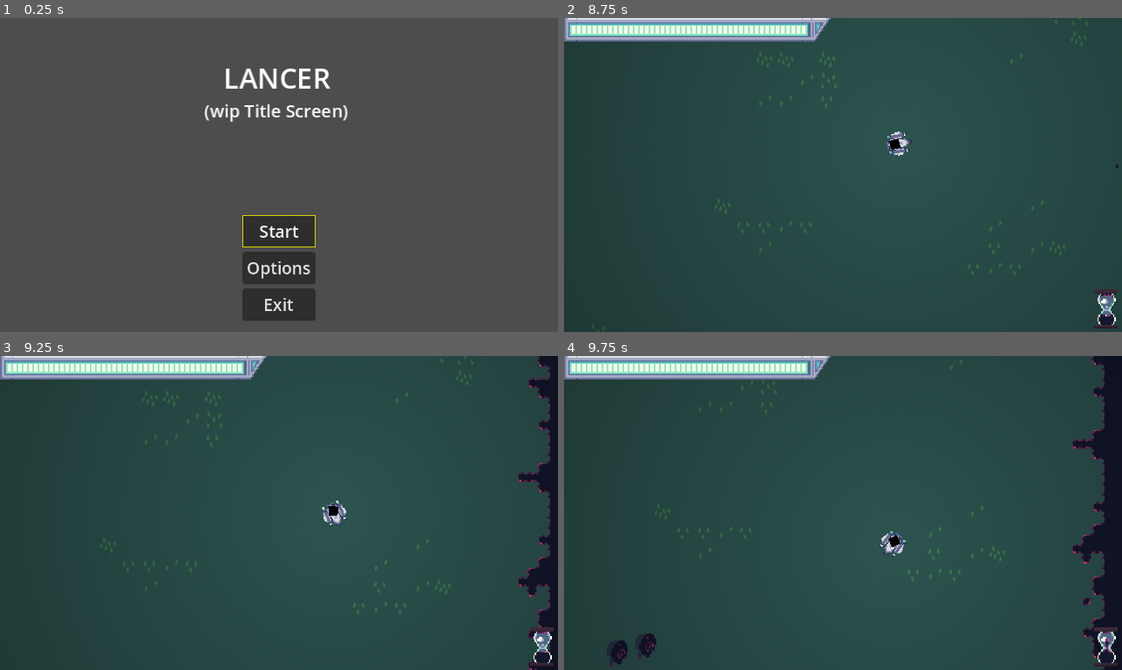
Above: before the commit, frames 1-4 (two rows, left to right).
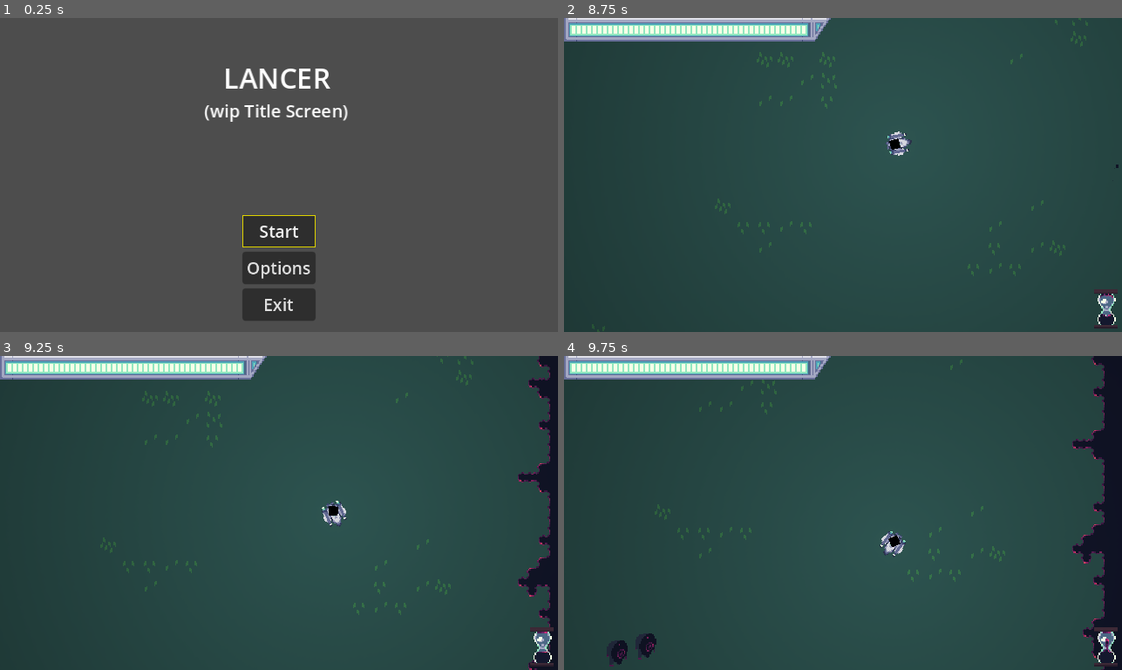
Above: after the commit, the same moments.

Repository: SylmarDev/Its-Spreading
Game: Godot game, scene res://Scenes/MainMenu.tscn
Two runs of this game, one before a commit and one after it. Both use one fixed random seed, a clock stepped at 60 frames per second and the inputs below. The engine's default icon, where the game draws it, is replaced by a stand-in: a white triangle on a blue panel in a dark square.
Inputs (mouse positions are in pixels of both pictures, inside the frame that each line leads up to):
- Up to frame 1 (0.25 s): no input
- Up to frame 2 (8.75 s): click "Start" at 0.5 s; tap Enter at 1.25 s; move the mouse to (965, 159) at 1.27 s; press the mouse at (965, 159) at 1.28 s; hold D (right) 1.28-2.03 s; move the mouse to (731, 190) at 2.02 s; release the mouse at (731, 190) at 2.03 s; hold S (down) 2.03-2.78 s; click (731, 190) at 2.1 s; move the mouse to (898, 105) at 2.77 s; press the mouse at (898, 105) at 2.78 s; hold D (right) 2.78-3.53 s; move the mouse to (815, 237) at 3.52 s; release the mouse at (815, 237) at 3.53 s; hold W (up) 3.53-4.28 s; click (815, 237) at 3.6 s; move the mouse to (1010, 222) at 4.27 s; press the mouse at (1010, 222) at 4.28 s; hold A (left) 4.28-5.78 s; move the mouse to (675, 127) at 5.02 s; release the mouse at (675, 127) at 5.03 s; click (675, 127) at 5.1 s; move the mouse to (870, 175) at 5.77 s; press the mouse at (870, 175) at 5.78 s; hold S (down) 5.78-6.53 s; move the mouse to (759, 96) at 6.52 s; release the mouse at (759, 96) at 6.53 s; hold D (right) 6.53-7.28 s; click (759, 96) at 6.6 s; move the mouse to (965, 159) at 7.27 s; press the mouse at (965, 159) at 7.28 s; hold W (up) 7.28-8.03 s; move the mouse to (731, 190) at 8.02 s; release the mouse at (731, 190) at 8.03 s; hold D (right) from 8.03 s (still down); click (731, 190) at 8.1 s
- Up to frame 3 (9.25 s): move the mouse to (334, 443) at 8.77 s; release D (right) at 8.78 s; press the mouse at (334, 443) at 8.78 s; hold S (down) from 8.78 s (still down)
- Up to frame 4 (9.75 s): move the mouse to (815, 575) at 9.52 s; release S (down) at 9.53 s; release the mouse at (815, 575) at 9.53 s; hold A (left) from 9.53 s (still down); click (815, 575) at 9.6 s

Frames 1-2 are identical in both runs. In frame 3, 0.1% of the frame differs, in the area x 94-99%, y 80-90%; in frame 4, 0.1%, in the area x 92-97%, y 69-80%.

Commit message:
fixed the bug(tm)

Diff:
--- a/Scripts/RotMap.gd
+++ b/Scripts/RotMap.gd
@@ -288,7 +288,7 @@
 func deleteRotAtCoords(x: int, y: int) -> void:
 	#var cellCoord = rotMap.local_to_map(rotTiles[x][y].position + Vector2(388, 388))
 	rotTiles[x][y] = null
-
+	tilesToRot.erase(Vector2i(y, x))
 	var tileMapLocation = Vector2i(y, x)
 	rotMap.erase_cell(0, tileMapLocation)
 	update_surrounding(tileMapLocation)
--- a/Scripts/RotTileMap.gd
+++ b/Scripts/RotTileMap.gd
@@ -1,25 +1,2 @@
 extends TileMap
 class_name RotTileMap
-
-func eraseCell(index: int, cell: Vector2):
-	erase_cell(index, cell)
-	get_parent().deleteRotAtCoords(cell.x, cell.y)
-
-func hitBy(body):
-	var surrounding = get_surrounding_cells(local_to_map(body.position + Vector2(388, 388)))
-	eraseCell(0, local_to_map(body.position + Vector2(388, 388)))
-	for pos in surrounding:
-		eraseCell(0, pos)
-		for pos_2 in get_surrounding_cells(pos):
-			eraseCell(0, pos_2)
-			update_surrounding(pos_2)
-
-func update_surrounding(pos: Vector2):
-	var surrounding = get_surrounding_cells(pos)
-	var to_update = []
-	for cell in surrounding:
-		if get_cell_source_id(0, cell) != -1:
-			to_update += [cell]
-	for cell in to_update:
-		set_cell(0, cell)
-	set_cells_terrain_connect(0, to_update, 0, 0)
